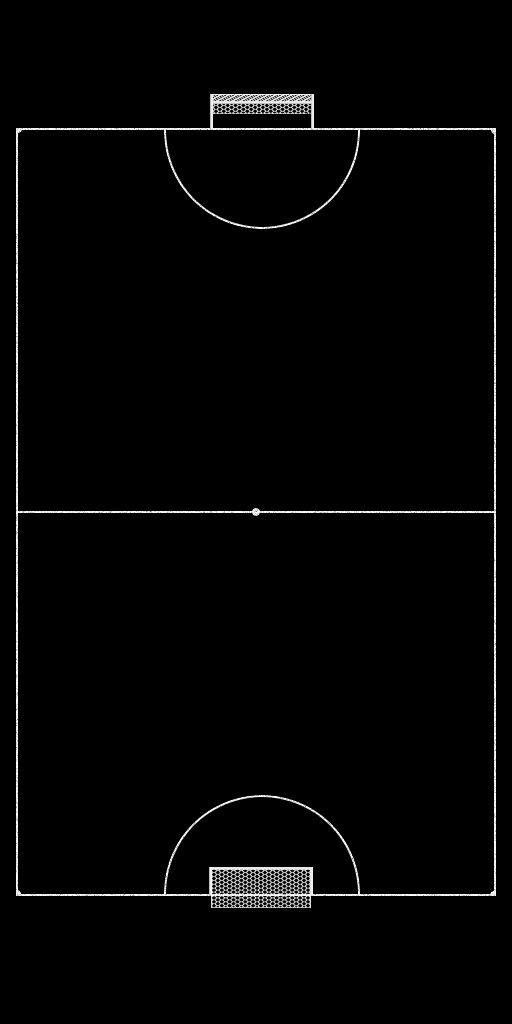
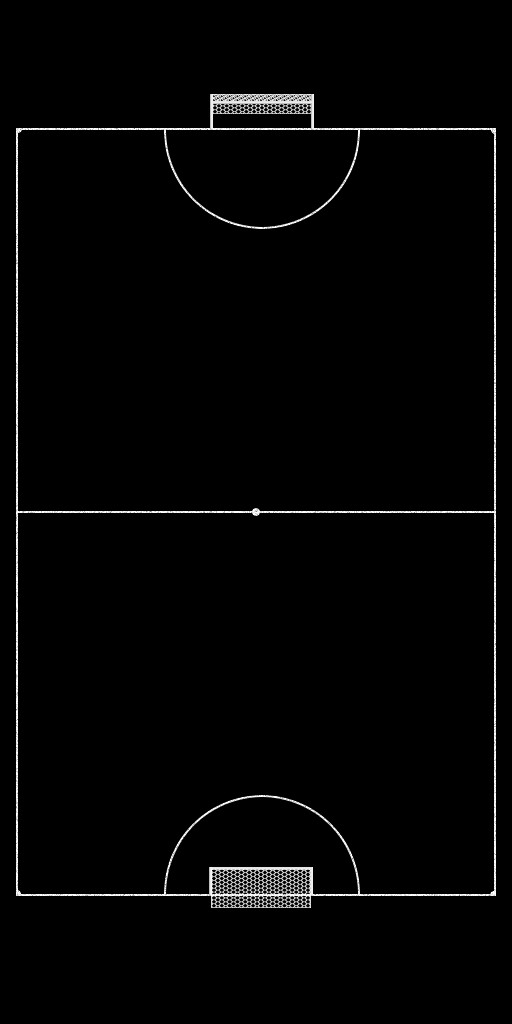
Before/after of a 512×1024 layered artwork. What changed in the layer stack:
added layer "upper netting roof" above "upper netting" over [213, 94, 311, 101]
painted on "upper netting" over [213, 94, 311, 114]
